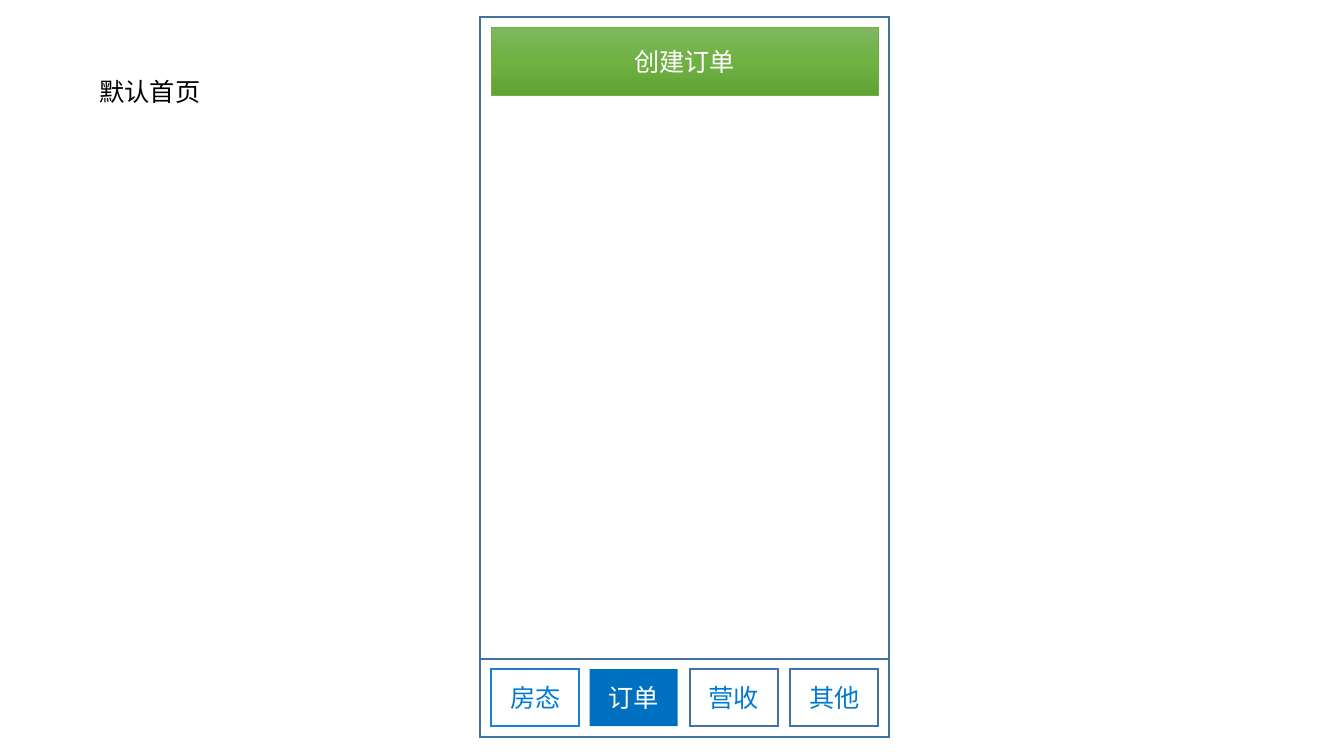
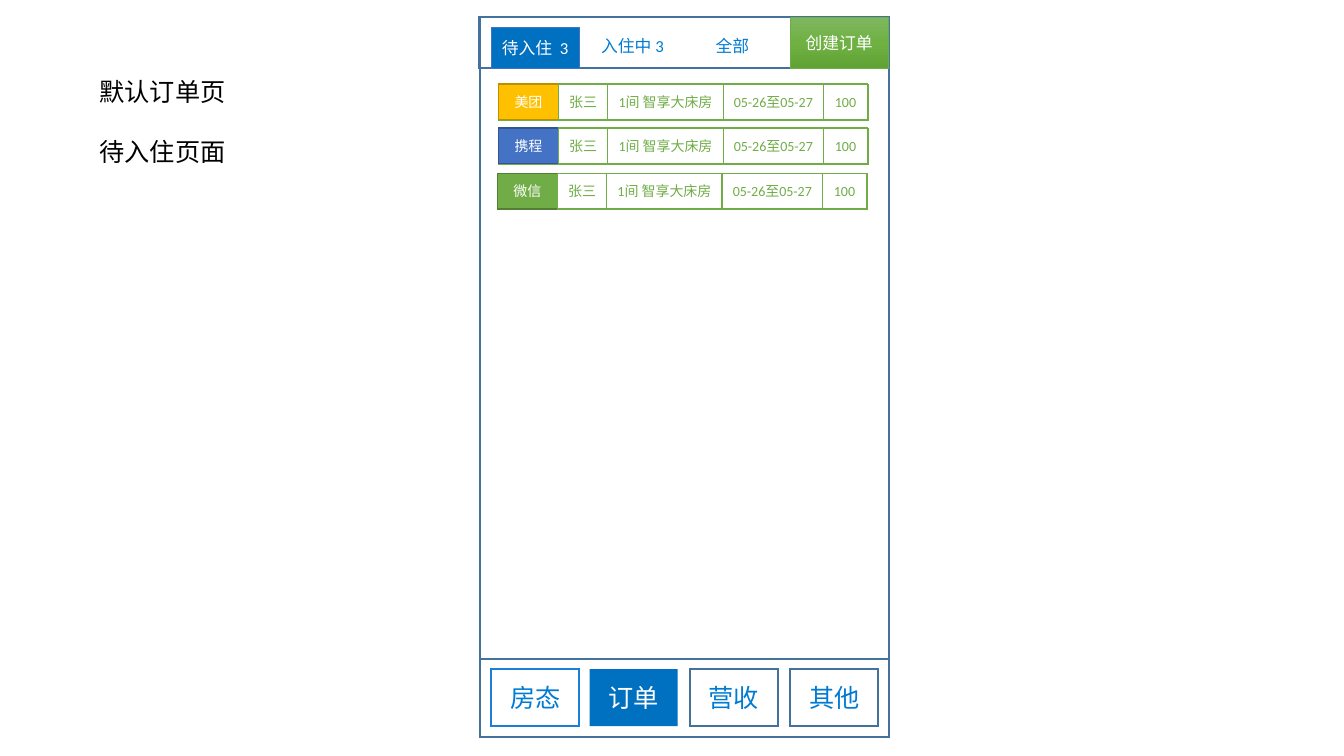
Before and after one commit to ISheenSomeOne/eLive, a slide deck: slide 3 of 后台文档/后台移动端界面.pptx. Drawn at 1344x756 pixels with LibreOffice and Linux fonts; fonts in the diff are those of the drawing. Boxes give left, top, right and bottom in pixels: in the first picture for what was removed or moved away, otherwise in the second. Text is boxed around its words. In the diff, an @@ line names an element or a change of style, - is before the commit and + after.

```diff
--- a/后台文档/后台移动端界面.pptx
+++ b/后台文档/后台移动端界面.pptx
@@ rectangle added at [479,17,888,69], outline #43739E 1.5 pt @@
@@ rectangle added at [491,27,579,68], fill #0070C0, outline #4472C4 0.5 pt, 12 pt, text #FFFFFF @@
+待入住 3
@@ rectangle "创建订单": place and size @@
-rectangle "创建订单" at [491,27,878,96]
+rectangle "创建订单" at [790,17,888,69]
@@ rectangle "创建订单" at [790,17,888,69]: size 18 to 12 pt @@
@@ text added at [601,38,663,54], 12 pt, text gradient #007BD3 to #034373 @@
+入住中 3
@@ text added at [716,38,750,54], 12 pt, text gradient #007BD3 to #034373 @@
+全部
@@ text at [100,80,226,163]: text changed @@
-默认首页
+默认订单页
+待入住页面
@@ rectangle added at [498,84,559,119], fill #FFC000, outline #BD8E00 1 pt, 10 pt, text #FFFFFF @@
+美团
@@ rectangle added at [499,85,867,119], fill #FFFFFF, outline #70AD47 1.5 pt @@
@@ rectangle added at [559,84,608,119], fill #FFFFFF, outline #70AD47 1 pt, 10 pt, text #70AD47 @@
+张三
@@ rectangle added at [608,84,724,119], fill #FFFFFF, outline #70AD47 1 pt, 10 pt, text #70AD47 @@
+1间 智享大床房
@@ rectangle added at [724,84,824,119], fill #FFFFFF, outline #70AD47 1 pt, 10 pt, text #70AD47 @@
+05-26至05-27
@@ rectangle added at [824,84,868,119], fill #FFFFFF, outline #70AD47 1 pt, 10 pt, text #70AD47 @@
+100
@@ rectangle added at [498,128,559,163], fill #4472C4, outline #325491 1 pt, 10 pt, text #FFFFFF @@
+携程
@@ rectangle added at [499,129,867,163], fill #FFFFFF, outline #70AD47 1.5 pt @@
@@ rectangle added at [559,128,608,163], fill #FFFFFF, outline #70AD47 1 pt, 10 pt, text #70AD47 @@
+张三
@@ rectangle added at [608,128,724,163], fill #FFFFFF, outline #70AD47 1 pt, 10 pt, text #70AD47 @@
+1间 智享大床房
@@ rectangle added at [724,128,824,163], fill #FFFFFF, outline #70AD47 1 pt, 10 pt, text #70AD47 @@
+05-26至05-27
@@ rectangle added at [824,128,868,163], fill #FFFFFF, outline #70AD47 1 pt, 10 pt, text #70AD47 @@
+100
@@ rectangle added at [497,173,558,209], fill #70AD47, outline #538035 1 pt, 10 pt, text #FFFFFF @@
+微信
@@ rectangle added at [498,174,866,209], fill #FFFFFF, outline #70AD47 1.5 pt @@
@@ rectangle added at [558,173,607,209], fill #FFFFFF, outline #70AD47 1 pt, 10 pt, text #70AD47 @@
+张三
@@ rectangle added at [607,173,723,209], fill #FFFFFF, outline #70AD47 1 pt, 10 pt, text #70AD47 @@
+1间 智享大床房
@@ rectangle added at [723,173,823,209], fill #FFFFFF, outline #70AD47 1 pt, 10 pt, text #70AD47 @@
+05-26至05-27
@@ rectangle added at [823,173,867,209], fill #FFFFFF, outline #70AD47 1 pt, 10 pt, text #70AD47 @@
+100
```
Also in this commit, not shown: 2 other slides changed, 3 slides added, 11 other files.
